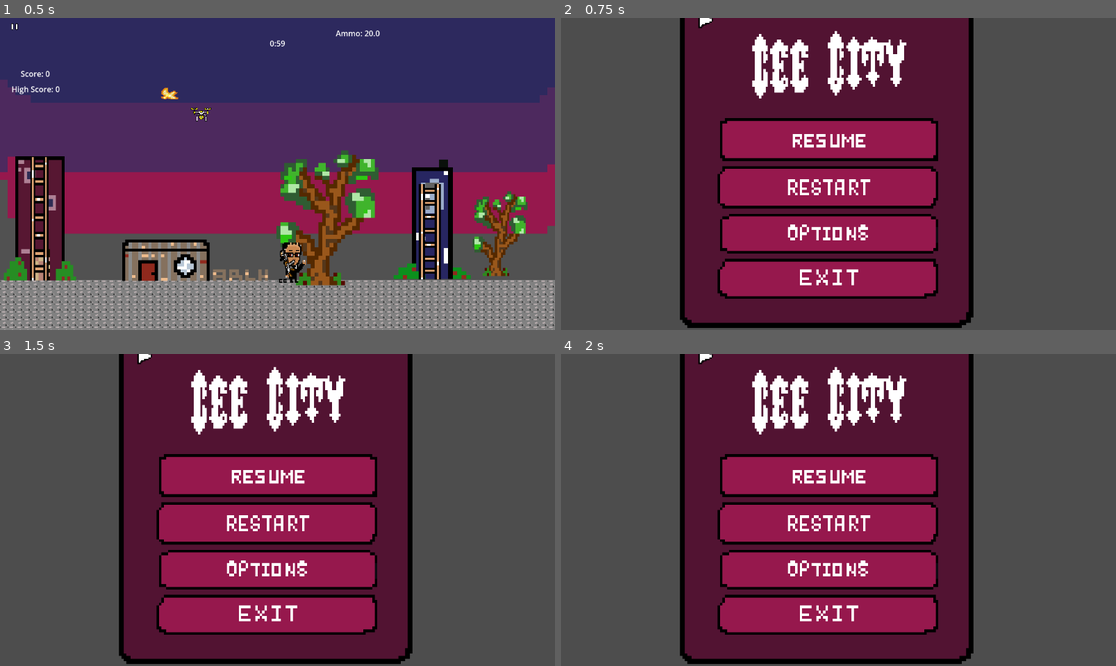
Above: before the commit, frames 1-4 (two rows, left to right).
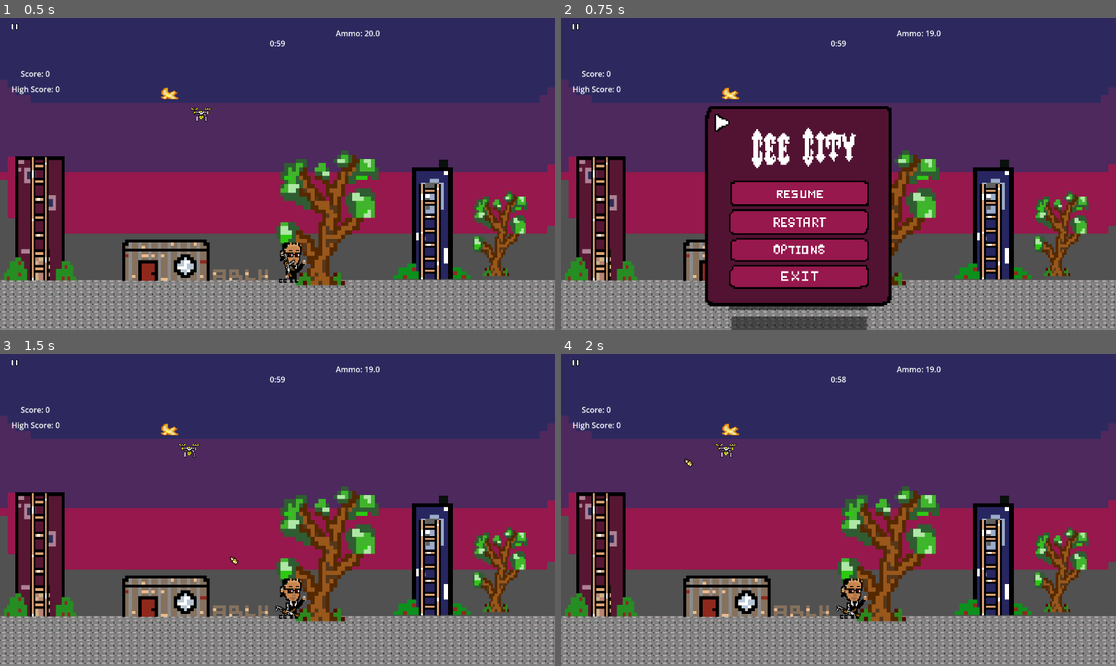
Above: after the commit, the same moments.

Repository: rimam-byte/gamedev
Game: Godot game, scene res://scenes/level.tscn
Same seed, same stepped clock (60 frames per second), same inputs: the game is played once before the commit and once after it. This scene is started directly instead of the project's main scene.
Inputs (mouse positions are in pixels of both pictures, inside the frame that each line leads up to; where the layout moved, square brackets give the same spot in the first picture):
- Up to frame 1 (0.5 s): no input
- Up to frame 2 (0.75 s): click (577, 27) [572, 27] at 0.5 s
- Up to frame 3 (1.5 s): click (238, 578) [266, 475] at 1.25 s
- Up to frame 4 (2 s): no input

Frame 1 is identical in both runs. In frame 2, 87% of the frame differs, in the area x 0-100%, y 0-100%; in frame 3, 92%; in frame 4, 92%.

Commit message:
pause menu

Diff:
--- a/cee-city/scenes/level.tscn
+++ b/cee-city/scenes/level.tscn
@@ -13,7 +13,7 @@
 [ext_resource type="Texture2D" uid="uid://dpd4lk3pgkq4i" path="res://assets/container.png" id="12_fpun6"]
 [ext_resource type="Script" uid="uid://cmb7pcjy4oid0" path="res://scripts/ladder.gd" id="13_64w2a"]
 [ext_resource type="Texture2D" uid="uid://djmnm05omw5n8" path="res://assets/bird.png" id="13_wc255"]
-[ext_resource type="Script" uid="uid://dxudf46dw6jkb" path="res://scripts/pause.gd" id="14_wc255"]
+[ext_resource type="PackedScene" uid="uid://co2husxqiq5dt" path="res://scenes/pausemenu.tscn" id="16_arp2o"]
 [ext_resource type="Texture2D" uid="uid://c7vo6p6ykycvc" path="res://assets/button.png" id="19_8gofh"]
 
 [sub_resource type="CompressedTexture2D" id="CompressedTexture2D_klq6b"]
@@ -299,26 +299,29 @@
 text = "Reset High Score"
 metadata/_edit_use_anchors_ = true
 
-[node name="Control" type="Control" parent="." unique_id=669939686]
-layout_mode = 3
-anchors_preset = 0
-offset_left = -546.0
-offset_top = 21.0
-offset_right = -506.0
-offset_bottom = 61.0
-script = ExtResource("14_wc255")
-
-[node name="Button" type="Sprite2D" parent="Control" unique_id=114117402]
+[node name="pausebutton" type="Sprite2D" parent="." unique_id=114117402]
+z_index = 3
+position = Vector2(-546, 21)
 texture = ExtResource("19_8gofh")
 
-[node name="pause" type="Button" parent="Control" unique_id=1317657144]
+[node name="pause" type="Button" parent="." unique_id=1317657144]
 z_index = -1
-layout_mode = 0
-offset_left = -15.0
-offset_top = -13.0
-offset_right = 12.0
-offset_bottom = 8.0
+offset_left = -561.0
+offset_top = 8.0
+offset_right = -514.0
+offset_bottom = 29.0
+
+[node name="CanvasLayer3" type="CanvasLayer" parent="." unique_id=1861383843]
+layer = 10
+
+[node name="pausemenu" parent="CanvasLayer3" unique_id=1799428788 instance=ExtResource("16_arp2o")]
+visible = false
+offset_left = -600.0
+offset_top = 15.0
+offset_right = -678.0
+offset_bottom = 13.0
 
 [connection signal="body_entered" from="Area2D" to="Area2D" method="_on_body_entered"]
 [connection signal="body_exited" from="Area2D" to="Area2D" method="_on_body_exited"]
-[connection signal="pressed" from="Control/pause" to="Control" method="_on_pause_pressed"]
+[connection signal="pressed" from="pause" to="." method="_on_pause_pressed"]
+[connection signal="resume_requested" from="CanvasLayer3/pausemenu" to="." method="_on_pausemenu_resume_requested"]
--- a/cee-city/scenes/pausemenu.tscn
+++ b/cee-city/scenes/pausemenu.tscn
@@ -5,63 +5,69 @@
 [ext_resource type="Texture2D" uid="uid://8cxrunlue42k" path="res://assets/stop.png" id="3_eptsf"]
 [ext_resource type="Script" uid="uid://dwxd2sxpknmdy" path="res://scripts/pausemenu.gd" id="4_vpyy4"]
 
-[node name="Node2D" type="Node2D" unique_id=1056554807]
-
-[node name="Pausemenu1" type="Sprite2D" parent="." unique_id=1330815104]
-position = Vector2(554, 291)
-scale = Vector2(4.8710938, 5.5097656)
-texture = ExtResource("1_8ljkb")
+[node name="pausemenu" type="Control" unique_id=1799428788]
+process_mode = 2
+z_index = 2
+layout_mode = 3
+anchors_preset = 8
+anchor_left = 0.5
+anchor_top = 0.5
+anchor_right = 0.5
+anchor_bottom = 0.5
+grow_horizontal = 2
+grow_vertical = 2
+script = ExtResource("4_vpyy4")
 
 [node name="Title1" type="Sprite2D" parent="." unique_id=741756072]
-position = Vector2(485, 106.00001)
-scale = Vector2(4.6328125, 6.1054683)
+z_index = 1
+position = Vector2(518.50006, -62.49999)
+scale = Vector2(3.1328125, 3.6718757)
 texture = ExtResource("2_vpyy4")
 
 [node name="Stop" type="Sprite2D" parent="." unique_id=1198922413]
-position = Vector2(310.5, 15.5)
-scale = Vector2(2.84375, 2.90625)
+z_index = 1
+position = Vector2(407.50003, -108)
+scale = Vector2(2.7812474, 3.125)
 texture = ExtResource("3_eptsf")
 
-[node name="Control" type="Control" parent="." unique_id=1289493287]
-layout_mode = 3
-anchors_preset = 0
-offset_right = 40.0
-offset_bottom = 40.0
-script = ExtResource("4_vpyy4")
-
-[node name="Resume" type="Button" parent="Control" unique_id=874153483]
+[node name="Resume" type="Button" parent="." unique_id=874153483]
 z_index = -1
 layout_mode = 0
-offset_left = 332.0
-offset_top = 214.0
-offset_right = 782.0
-offset_bottom = 288.0
+offset_left = 422.0
+offset_top = 106.0
+offset_right = 690.0
+offset_bottom = 153.0
 
-[node name="Restart" type="Button" parent="Control" unique_id=1062044626]
+[node name="Restart" type="Button" parent="." unique_id=1062044626]
 z_index = -1
 layout_mode = 0
-offset_left = 333.0
-offset_top = 311.0
-offset_right = 779.0
-offset_bottom = 390.0
+offset_left = 423.0
+offset_top = 161.0
+offset_right = 696.0
+offset_bottom = 213.0
 
-[node name="Options" type="Button" parent="Control" unique_id=491817605]
+[node name="Options" type="Button" parent="." unique_id=491817605]
 z_index = -1
 layout_mode = 0
-offset_left = 337.0
-offset_top = 410.0
-offset_right = 782.0
-offset_bottom = 485.0
+offset_left = 412.0
+offset_top = 225.0
+offset_right = 699.0
+offset_bottom = 268.0
 
-[node name="Exit" type="Button" parent="Control" unique_id=1245935121]
+[node name="Exit" type="Button" parent="." unique_id=1245935121]
 z_index = -1
 layout_mode = 0
-offset_left = 323.0
-offset_top = 509.0
-offset_right = 779.0
-offset_bottom = 579.0
+offset_left = 417.0
+offset_top = 282.0
+offset_right = 698.0
+offset_bottom = 324.0
 
-[connection signal="pressed" from="Control/Resume" to="Control" method="_on_resume_pressed"]
-[connection signal="pressed" from="Control/Restart" to="Control" method="_on_restart_pressed"]
-[connection signal="pressed" from="Control/Options" to="Control" method="_on_options_pressed"]
-[connection signal="pressed" from="Control/Exit" to="Control" method="_on_exit_pressed"]
+[node name="Pausemenu1" type="Sprite2D" parent="." unique_id=1330815104]
+position = Vector2(557.03125, 49.499996)
+scale = Vector2(3.0932617, 3.3046877)
+texture = ExtResource("1_8ljkb")
+
+[connection signal="pressed" from="Resume" to="." method="_on_resume_pressed"]
+[connection signal="pressed" from="Restart" to="." method="_on_restart_pressed"]
+[connection signal="pressed" from="Options" to="." method="_on_options_pressed"]
+[connection signal="pressed" from="Exit" to="." method="_on_exit_pressed"]
--- a/cee-city/scripts/level.gd
+++ b/cee-city/scripts/level.gd
@@ -9,7 +9,7 @@
 @onready var high_score_label = $CanvasLayer/HighScore
 @onready var timer_label = $CanvasLayer/Timer
 @onready var ammo_label = $CanvasLayer/Ammo
-
+@onready var pause_menu = $CanvasLayer3/pausemenu
 func update_score():
 	score_label.text = 'Score: ' + str(score)
 	high_score_label.text = 'High Score: ' + str(high_score)
@@ -79,3 +79,14 @@
 func add_ammo(amount):
 	ammo+= amount
 	update_ammo_label()
+
+
+func _on_pause_pressed() -> void:
+	pause_menu.visible = true
+	get_tree().paused = true
+
+
+
+func _on_pausemenu_resume_requested() -> void:
+	$CanvasLayer3/pausemenu.visible = false
+	get_tree().paused= false
--- a/cee-city/scripts/pause.gd
+++ /dev/null
@@ -1,3 +0,0 @@
-extends Control
-func _on_pause_pressed() -> void:
-	get_tree().change_scene_to_file('res://scenes/pausemenu.tscn')
--- a/cee-city/scripts/pausemenu.gd
+++ b/cee-city/scripts/pausemenu.gd
@@ -1,6 +1,8 @@
 extends Control
+signal resume_requested
+
 func _on_resume_pressed() -> void:
-	get_tree().paused = false
+	resume_requested.emit()
 func _on_restart_pressed() -> void:
 	get_tree().change_scene_to_file('res://scenes/level.tscn')
 func _on_options_pressed() -> void:
Not shown, removed: cee-city/scripts/pause.gd.uid
